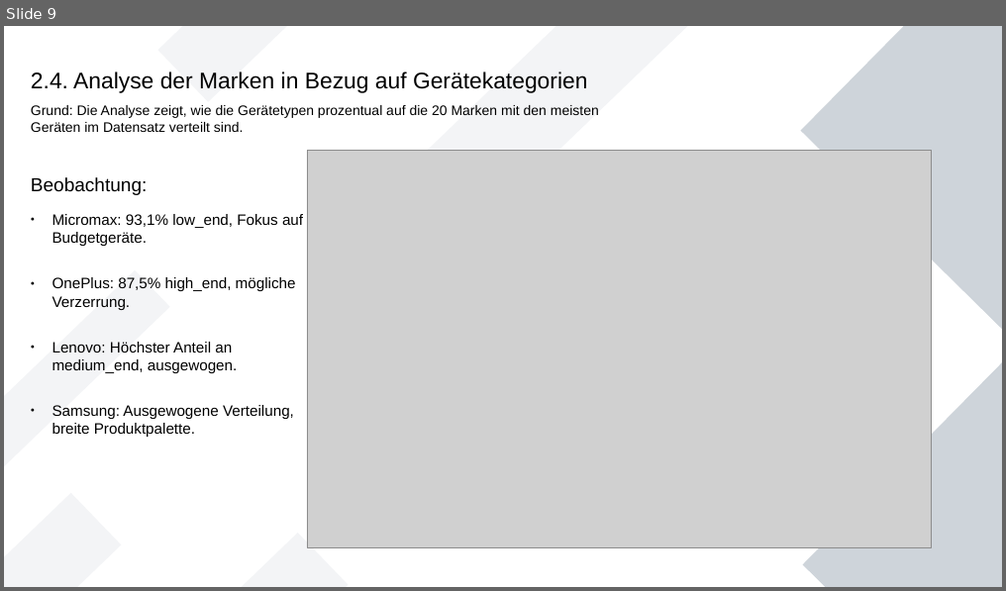
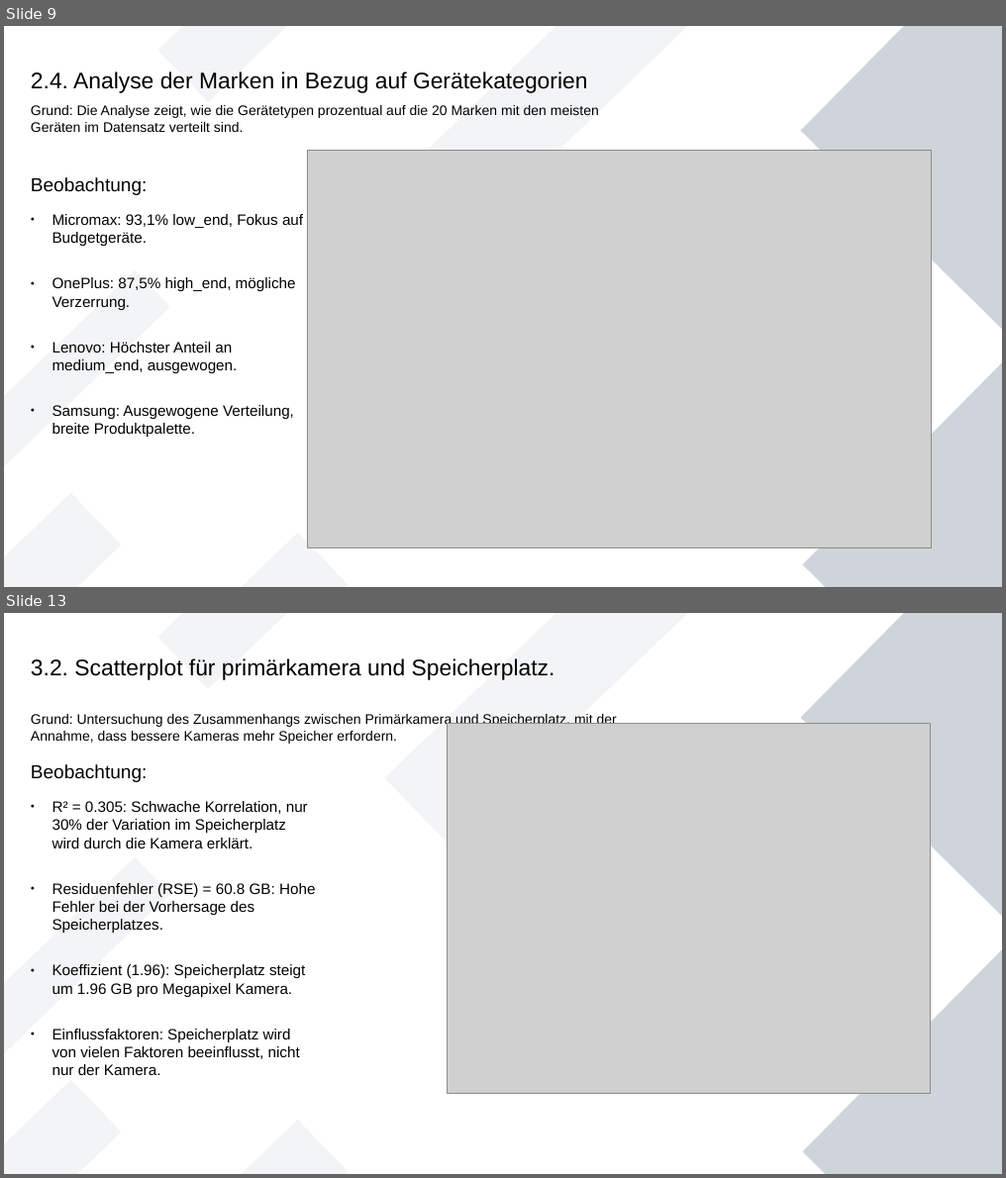
Before and after one commit to RealChoki/HTW-Notes, a slide deck: Semester 4/Ki werkstatt/phones_analysis.odp. Shown one above the other, each under a label of ours: slide 9 before the commit, slides 9 and 13 after it; the slides between them are not shown. The pictures are 1006x591 and 1006x1178 pixels, drawn with LibreOffice and Linux fonts; fonts in the diff are those of the drawing; grey boxes stand for pictures. Boxes give left, top, right and bottom in pixels: in the first picture for what was removed or moved away, otherwise in the second. Text is boxed around its words. In the diff, an @@ line names an element or a change of style, - is before the commit and + after.

```diff
--- a/Semester 4/Ki werkstatt/phones_analysis.odp
+++ b/Semester 4/Ki werkstatt/phones_analysis.odp
@@ slide 13 added at (4,613,1002,1174), background #FFFFFF; not listed: 7 template elements that a slide beside it also shows @@
@@ text added at (31,659,555,680), 18 pt, text #000000 @@
+3.2. Scatterplot für primärkamera und Speicherplatz.
@@ text added at (31,713,617,744), 11 pt, text #000000 @@
+Grund: Untersuchung des Zusammenhangs zwischen Primärkamera und Speicherplatz, mit der Annahme, dass bessere Kameras mehr Speicher erfordern.
@@ picture added at (448,724,932,1094) @@
@@ text added at (31,764,315,1075), 12 pt, text #000000 @@
+Beobachtung:
+● R² = 0.305: Schwache Korrelation, nur 30% der Variation im Speicherplatz wird durch die Kamera erklärt.
+● Residuenfehler (RSE) = 60.8 GB: Hohe Fehler bei der Vorhersage des Speicherplatzes.
+● Koeffizient (1.96): Speicherplatz steigt um 1.96 GB pro Megapixel Kamera.
+● Einflussfaktoren: Speicherplatz wird von vielen Faktoren beeinflusst, nicht nur der Kamera.
```
Also in this commit, not shown: 1 slide changed, 5 other slides added, 13 slides removed, 1 other file.
